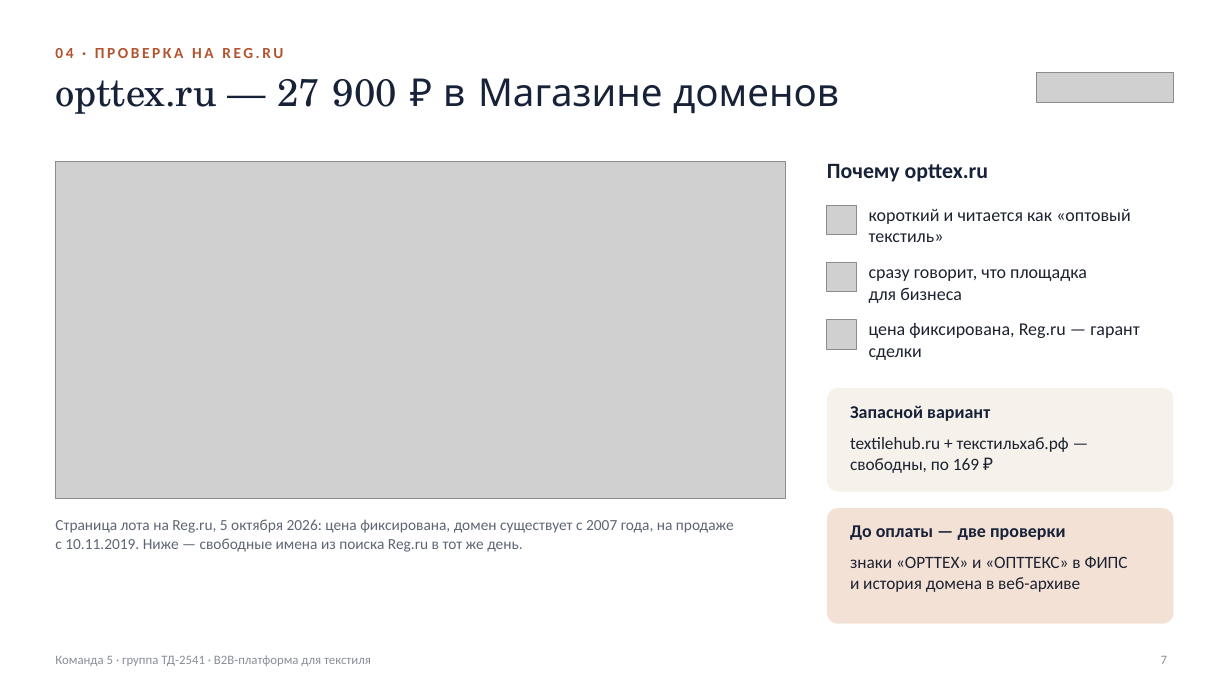
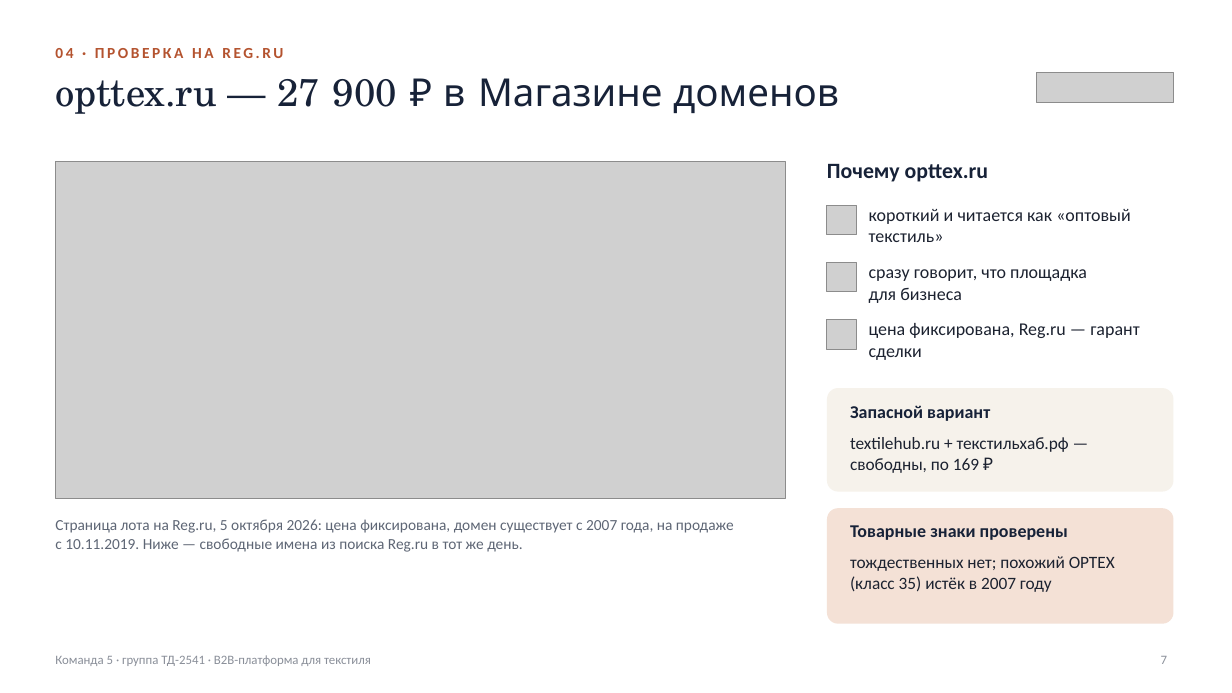
Before and after one commit to caesart966-web/first_reposirtory, a slide deck: slide 7 of komanda-5/Команда_5_B2B-платформа_текстиль_презентация.pptx. Drawn at 1232x693 pixels with LibreOffice and Linux fonts; fonts in the diff are those of the drawing; grey boxes stand for pictures. Boxes give left, top, right and bottom in pixels: in the first picture for what was removed or moved away, otherwise in the second. Text is boxed around its words. In the diff, an @@ line names an element or a change of style, - is before the commit and + after.

```diff
--- a/komanda-5/Команда_5_B2B-платформа_текстиль_презентация.pptx
+++ b/komanda-5/Команда_5_B2B-платформа_текстиль_презентация.pptx
@@ text at (850, 525, 1068, 540): text changed @@
-До оплаты — две проверки
+Товарные знаки проверены
@@ text at (850, 556, 1115, 592): text changed @@
-знаки «OPTTEX» и «ОПТТЕКС» в ФИПС и история домена в веб-архиве
+тождественных нет; похожий OPTEX (класс 35) истёк в 2007 году
```
Also in this commit, not shown: 2 other slides changed, 1 slide added, 2 other files.
